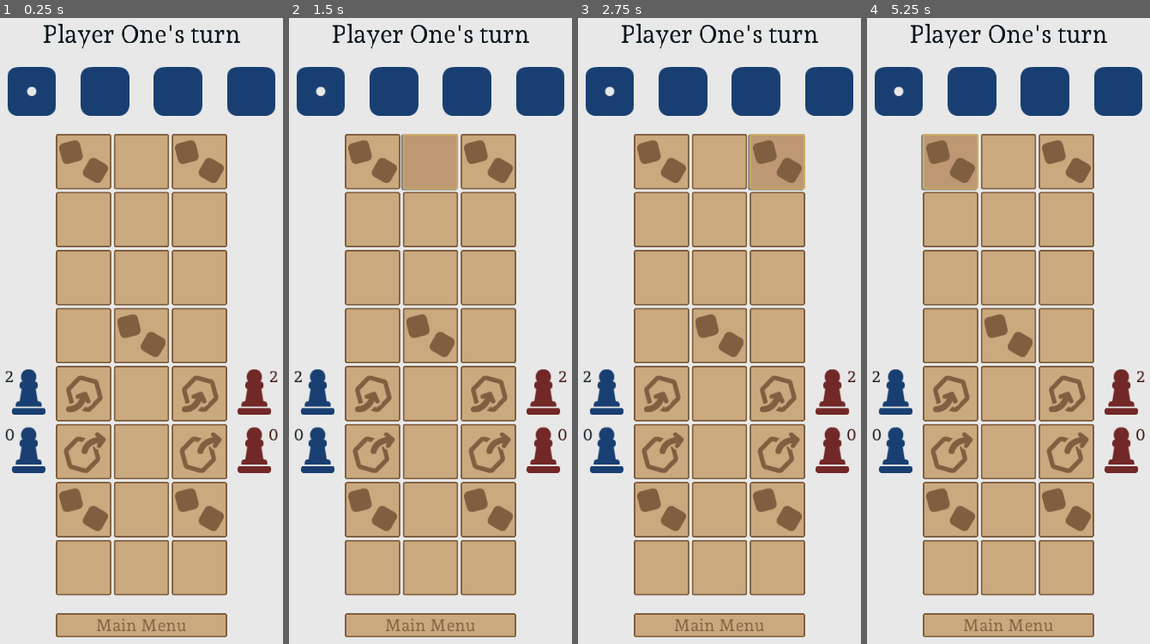
Above: before the commit, frames 1-4 (left to right).
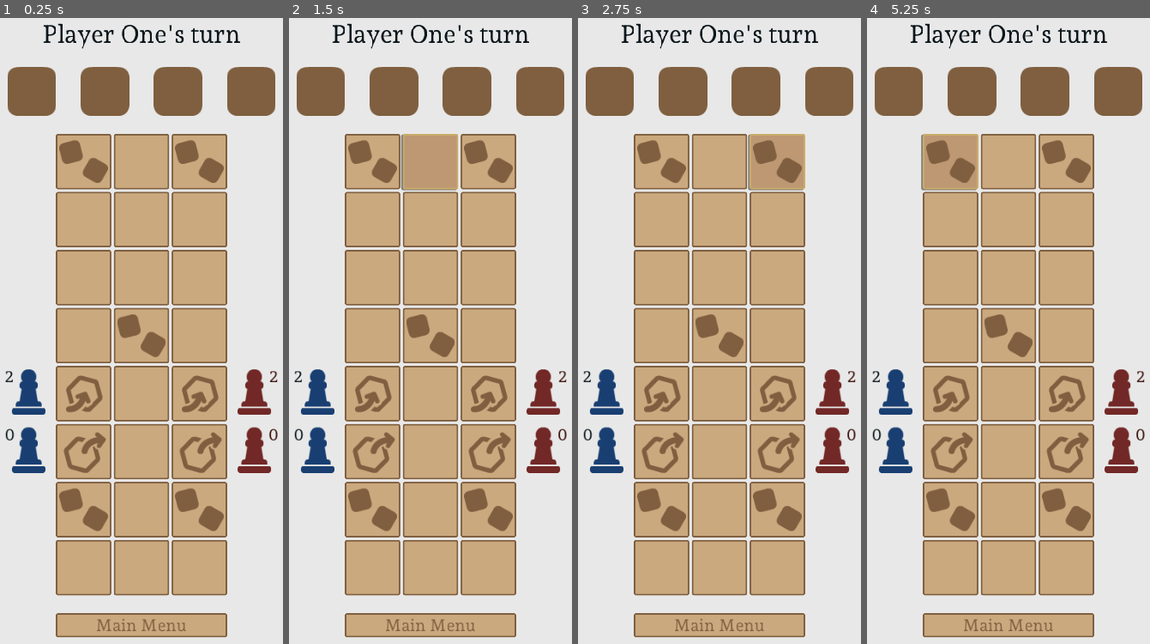
Above: after the commit, the same moments.

Repository: rschubkegel/ur-godot
Game: Godot game, scene res://nodes/Game.tscn
Same seed, same stepped clock (60 frames per second), same inputs: the game is played once before the commit and once after it. This scene is started directly instead of the project's main scene.
Inputs (mouse positions are in pixels of both pictures, inside the frame that each line leads up to):
- Up to frame 1 (0.25 s): no input
- Up to frame 2 (1.5 s): click (373, 161) at 0.52 s; click (430, 161) at 1.27 s
- Up to frame 3 (2.75 s): click (776, 161) at 2.02 s
- Up to frame 4 (5.25 s): click (951, 161) at 2.77 s; click (1008, 161) at 3.52 s; click (1065, 161) at 4.27 s; click (951, 161) at 5.02 s

The runs differ from the first frame. In frame 1, 5.2% of the frame differs, in the area x 2-98%, y 7-16%; in frame 2, 5.2%; in frame 3, 5.2%; in frame 4, 5.2%.
Error after the commit: Invalid operands 'Nil' and 'int' in operator '>'. (res://scripts/Board.gd:136)

Commit message:
Continued networking

Diff:
--- a/scripts/Board.gd
+++ b/scripts/Board.gd
@@ -1,12 +1,12 @@
 extends Control
 
-const PAWN_IMG = preload("res://images/chess_pawn.png")
-const DICE_IMGS = [preload("res://images/dice_0.png"), preload("res://images/dice_1.png")]
+const PAWN_IMG = preload('res://images/chess_pawn.png')
+const DICE_IMGS = [preload('res://images/dice_0.png'), preload('res://images/dice_1.png')]
 const PLAYER_COLORS = [Color(0.10, 0.25, 0.45), Color(0.45, 0.16, 0.15)]
-const PLAYER_NAMES = ["Player One", "Player Two"]
+const PLAYER_NAMES = ['Player One', 'Player Two']
 const PLAYER_TOKEN_COUNT = 2
 
-var cur_roll = 0
+var cur_roll = null
 var cur_player = 0
 var player_tokens = [[], []]
 var player_tiles = [[], []]
@@ -55,7 +55,7 @@
 # assign scene nodes to array
 func assign_dice():
 	for node in $rows/info.get_children():
-		if node.name.begins_with("die"):
+		if node.name.begins_with('die'):
 			dice_nodes.append(node)
 
 
@@ -74,17 +74,17 @@
 	# init variables
 	load_player_tiles()
 	assign_dice()
-	reroll_tiles = get_tree().get_nodes_in_group("reroll_tiles")
+	reroll_tiles = get_tree().get_nodes_in_group('reroll_tiles')
 
 	# connect button press to click function
-	for btn in get_tree().get_nodes_in_group("tiles"):
-		btn.connect("pressed", self, "tile_clicked", [btn])
+	for btn in get_tree().get_nodes_in_group('tiles'):
+		btn.connect('pressed', self, 'tile_clicked', [btn])
 
 	# create player tokens
 	for i in range(2):
 		for j in range(PLAYER_TOKEN_COUNT):
 			var token = TextureRect.new()
-			token.name = "token%d" % j
+			token.name = 'token%d' % j
 			token.texture = PAWN_IMG
 			token.modulate = PLAYER_COLORS[i]
 			token.visible = false
@@ -107,7 +107,7 @@
 
 	# roll dice (first move)
 	randomize()
-	roll_dice()
+	rpc('roll_dice')
 
 
 # called by button when pressed
@@ -125,6 +125,12 @@
 # │                │
 # └────────────────┘
 func tile_clicked(tile):
+	# when playing online, only allow player to move if it's their turn
+	if get_tree().network_peer and \
+	not ((get_tree().is_network_server() and cur_player == 0) \
+	or (not get_tree().is_network_server() and cur_player == 1)):
+			return
+
 	# only do something with a tile in the current player's path
 	# when that player's roll is greater than 0
 	if cur_roll > 0 and tile in player_tiles[cur_player]:
@@ -201,39 +207,48 @@
 
 	# roll again if tile was reroll
 	if tile_played in reroll_tiles:
-		roll_dice()
+		rpc('roll_dice')
 	else:
 		switch_player()
 
 
-# return the sum of four "2-sided" dice
-func roll_dice():
-	var sum = 0
+# set roll variable to sum of four '2-sided' dice
+master func roll_dice():
+	var nums = []
 	for i in range(4):
 		var roll = randi() % 2
-		sum += roll
-		dice_nodes[i].texture = DICE_IMGS[roll]
+		nums.append(roll)
+
+	rpc('set_roll', nums)
+
+
+# sets the roll on all peers
+remotesync func set_roll(nums):
+	var roll = 0
+	for i in range(len(nums)):
+		roll += nums[i]
+		dice_nodes[i].texture = DICE_IMGS[nums[i]]
 		dice_nodes[i].modulate = PLAYER_COLORS[cur_player]
-	cur_roll = sum
+	cur_roll = roll
 
 	# wait a bit before switching players so user sees the roll was 0
 	if cur_roll == 0:
 		cur_roll = -1
-		set_message("Tough luck %s!" % PLAYER_NAMES[cur_player])
+		set_message('Tough luck %s!' % PLAYER_NAMES[cur_player])
 		$ZeroRollTimer.start()
 
 	# player's turn is skipped if they have no valid moves
 	elif not can_play(cur_player, cur_roll):
 		cur_roll = -1
-		set_message("No available moves")
+		set_message('No available moves')
 		$NoMovesTimer.start()
 
 
 # switch player and roll dice
-func switch_player():
+remotesync func switch_player():
 	cur_player = opponent(cur_player)
 	set_message("%s's turn" % PLAYER_NAMES[cur_player])
-	roll_dice()
+	rpc('roll_dice')
 
 
 # return distance between two tiles
@@ -245,7 +260,7 @@
 func get_player_token_on_tile(tile):
 	var result = null
 	for child in tile.get_children():
-		if child.name.begins_with("token"):
+		if child.name.begins_with('token'):
 			result = child
 	return result
 
@@ -256,7 +271,7 @@
 
 	# show regular icon
 	if is_special_tile(tile):
-		tile.get_node("TextureRect").visible = true
+		tile.get_node('TextureRect').visible = true
 
 	# remove highlihgt
 	tile.modulate = Color.white
@@ -264,9 +279,9 @@
 
 # game over!
 func win(player):
-	for btn in get_tree().get_nodes_in_group("tiles"):
+	for btn in get_tree().get_nodes_in_group('tiles'):
 		btn.disabled = true
-	set_message("%s wins!" % PLAYER_NAMES[player])
+	set_message('%s wins!' % PLAYER_NAMES[player])
 
 
 # returns true if this tile has a default icon
--- a/scripts/Game.gd
+++ b/scripts/Game.gd
@@ -1,4 +1,6 @@
 extends Node
+
+signal playing
 
 export (PackedScene) var MainMenu
 export (PackedScene) var Lobby
@@ -25,12 +27,19 @@
 func _ready():
 	main_menu()
 
+	# connect network event callbacks
+	get_tree().connect('network_peer_connected', self, 'player_connected')
+	get_tree().connect('network_peer_disconnected', self, 'player_disconnected')
+	get_tree().connect("connected_to_server", self, "connected_ok")
+	get_tree().connect("connection_failed", self, "connected_fail")
+	get_tree().connect("server_disconnected", self, "server_disconnected")
+
 
 # add menu to tree and connect signals
 func main_menu():
 	var menu = MainMenu.instance()
 	add_child(menu)
-	menu.get_node(PLAY_BTN_PATH).connect('pressed', self, 'play_local')
+	menu.get_node(PLAY_BTN_PATH).connect('pressed', self, 'play')
 	menu.get_node(PLAY_BTN_PATH).connect('pressed', menu, 'queue_free')
 
 	menu.get_node(HOST_BTN_PATH).connect('pressed', self, 'host_game')
@@ -40,7 +49,8 @@
 
 
 # add game to tree and connect signals
-func play_local():
+func play():
+	emit_signal('playing')
 	var game = Game.instance()
 	add_child(game)
 	game.get_node(MENU_BTN_PATH).connect('pressed', self, 'main_menu')
@@ -59,7 +69,7 @@
 # join an existing game on the local network
 func join_game(popup, menu):
 	var ip = '192.168.0.%d' % popup.get_node(CONNECT_IP_PATH).value
-	popup.queue_free()
+	connect('playing', popup, 'queue_free')
 
 	print('Joinging game at %s' % ip)
 	var peer = NetworkedMultiplayerENet.new()
@@ -82,8 +92,10 @@
 		lobby.get_node(IP_LBL_PATH).text = 'Server hosted at %s' % ip
 		lobby.get_node(MENU_LOBBY_BTN_PATH).connect('pressed', self, 'main_menu')
 		lobby.get_node(MENU_LOBBY_BTN_PATH).connect('pressed', lobby, 'queue_free')
+		connect('playing', lobby, 'queue_free')
 	else:
 		print('Could not create server')
+
 
 # create a game server and return its ip address on success or null on failure
 func init_server():
@@ -95,10 +107,6 @@
 		return null
 
 	get_tree().network_peer = peer
-
-	# connect network event callbacks
-	get_tree().connect('network_peer_connected', self, 'player_connected')
-	get_tree().connect('network_peer_disconnected', self, 'player_disconnected')
 
 	return get_ip()
 
@@ -119,9 +127,29 @@
 	return ip
 
 
+# called on server and client
 func player_connected(id):
 	print('Player %s connected' % str(id))
+	get_tree().set_refuse_new_network_connections(true)
+	play()
 
 
+# called on server and client
 func player_disconnected(id):
 	print('Player %s disconnected' % str(id))
+	get_tree().set_refuse_new_network_connections(false)
+
+
+# called on client
+func connected_ok():
+	print("Connected to server successfully")
+
+
+# called on client
+func connected_fail():
+	print("Failed to connect to server")
+
+
+# called on client
+func server_disconnected():
+	print("Server disconnected")
